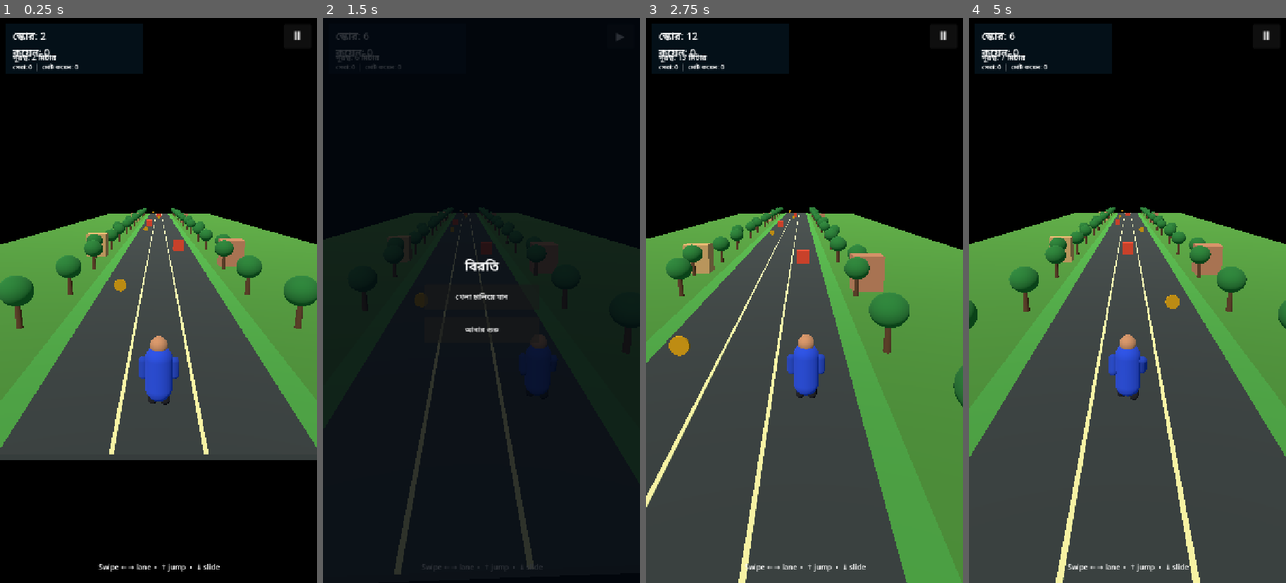
Above: before the commit, frames 1-4 (left to right).
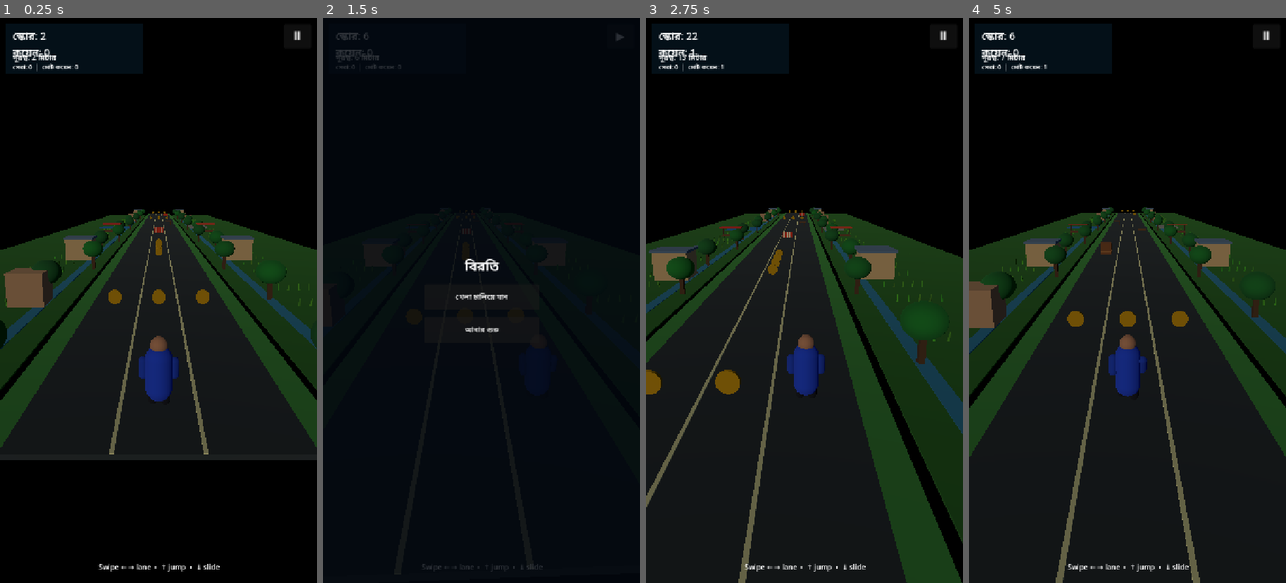
Above: after the commit, the same moments.

Repository: dxsohel087-crypto/JIBON-Bangladesh-Real-Life-Simulator
Game: Godot game, scene res://Scenes/Main.tscn
Two runs of this game, one before a commit and one after it. Both use one fixed random seed, a clock stepped at 60 frames per second and the inputs below.
Inputs (mouse positions are in pixels of both pictures, inside the frame that each line leads up to):
- Up to frame 1 (0.25 s): no input
- Up to frame 2 (1.5 s): tap Enter at 0.5 s; move the mouse to (551, 272) at 0.52 s; hold Right 0.53-1.25 s; tap P at 0.6 s; click (551, 272) at 0.67 s; tap Space at 0.77 s; click "▶" at 1.25 s
- Up to frame 3 (2.75 s): click "খেলা চালিয়ে যান" at 2 s
- Up to frame 4 (5 s): move the mouse to (1064, 328) at 2.77 s; hold Down 2.78-3.53 s; tap Enter at 2.85 s; tap Space at 3.02 s; move the mouse to (1159, 176) at 3.52 s; hold Right 3.53-4.25 s; tap P at 3.6 s; click "আবার শুরু" at 4.25 s

The runs differ from the first frame. In frame 1, 42% of the frame differs, in the area x 0-100%, y 33-79%; in frame 2, 3.2%; in frame 3, 63%; in frame 4, 63%, in the area x 0-100%, y 8-100%.

Commit message:
Expand Bangladesh scenery, roadside bazaar, paddy fields, varied obstacles and day-night lighting

Diff:
--- a/GodotProject/Scripts/RunnerGame.gd
+++ b/GodotProject/Scripts/RunnerGame.gd
@@ -31,6 +31,9 @@
 var restart_button: Button
 var break_active := false
 var breaks_reached: Array[int] = []
+var sun_light: DirectionalLight3D
+var world_environment: WorldEnvironment
+var day_clock := 0.0
 var swipe_start := Vector2.ZERO
 var segments: Array[Node3D] = []
 var coin_nodes: Array[Area3D] = []
@@ -56,6 +59,7 @@
 	if game_over or paused:
 		return
 	distance_m += FORWARD_SPEED * delta
+	_update_day_night(delta)
 	_check_distance_breaks()
 	if paused:
 		return
@@ -120,19 +124,19 @@
 	world_root = Node3D.new()
 	world_root.name = "EndlessBangladeshWorld"
 	add_child(world_root)
-	var sun := DirectionalLight3D.new()
-	sun.rotation_degrees = Vector3(-48, -25, 0)
-	sun.light_energy = 1.2
-	world_root.add_child(sun)
-	var env := WorldEnvironment.new()
+	sun_light = DirectionalLight3D.new()
+	sun_light.rotation_degrees = Vector3(-48, -25, 0)
+	sun_light.light_energy = 1.2
+	world_root.add_child(sun_light)
+	world_environment = WorldEnvironment.new()
 	var environment := Environment.new()
 	environment.background_mode = Environment.BG_SKY
 	environment.sky = Sky.new()
 	environment.ambient_light_source = Environment.AMBIENT_SOURCE_COLOR
 	environment.ambient_light_color = Color(0.65, 0.75, 0.82)
 	environment.ambient_light_energy = 0.7
-	env.environment = environment
-	world_root.add_child(env)
+	world_environment.environment = environment
+	world_root.add_child(world_environment)
 
 func _build_player() -> void:
 	player = CharacterBody3D.new()
@@ -274,38 +278,71 @@
 	_add_field_props(segment, z_pos)
 
 func _add_field_props(segment: Node3D, z_pos: float) -> void:
+	# Roadside paddy plots and irrigation channels
 	for side in [-1, 1]:
-		for i in range(3):
-			var tree := MeshInstance3D.new()
-			var trunk := CylinderMesh.new()
-			trunk.top_radius = 0.12
-			trunk.bottom_radius = 0.18
-			trunk.height = 1.5
-			tree.mesh = trunk
-			tree.position = Vector3(float(side) * (6.0 + float(i % 2)), 0.65, -3.0 - float(i) * 7.0)
-			var trunk_mat := StandardMaterial3D.new()
-			trunk_mat.albedo_color = Color(0.32, 0.2, 0.1)
-			tree.material_override = trunk_mat
-			segment.add_child(tree)
+		_box(segment, Vector3(15.0, 0.06, SEGMENT_LENGTH), Vector3(float(side) * 13.0, -0.25, -SEGMENT_LENGTH * 0.5), Color(0.18, 0.42, 0.12))
+		_box(segment, Vector3(0.7, 0.035, SEGMENT_LENGTH), Vector3(float(side) * 7.3, -0.20, -SEGMENT_LENGTH * 0.5), Color(0.18, 0.48, 0.55))
+		for row in range(5):
+			for plant in range(5):
+				var crop := MeshInstance3D.new()
+				var blade := CylinderMesh.new()
+				blade.top_radius = 0.025
+				blade.bottom_radius = 0.07
+				blade.height = 0.48
+				crop.mesh = blade
+				crop.position = Vector3(float(side) * (8.5 + float(plant) * 0.72), 0.12, -1.5 - float(row) * 4.2)
+				crop.rotation.z = randf_range(-0.18, 0.18)
+				var crop_mat := StandardMaterial3D.new()
+				crop_mat.albedo_color = Color(0.22 + randf() * 0.12, 0.48 + randf() * 0.18, 0.12)
+				crop.material_override = crop_mat
+				segment.add_child(crop)
+		for i in range(2):
+			var trunk := _box(segment, Vector3(0.28, 1.5, 0.28), Vector3(float(side) * (6.2 + float(i) * 1.0), 0.55, -4.0 - float(i) * 12.0), Color(0.32, 0.2, 0.1))
 			var crown := MeshInstance3D.new()
 			var crown_mesh := SphereMesh.new()
-			crown_mesh.radius = 0.85
-			crown_mesh.height = 1.5
+			crown_mesh.radius = 0.95
+			crown_mesh.height = 1.55
 			crown.mesh = crown_mesh
-			crown.position = tree.position + Vector3(0, 1.15, 0)
+			crown.position = trunk.position + Vector3(0, 1.1, 0)
 			var leaf := StandardMaterial3D.new()
-			leaf.albedo_color = Color(0.12, 0.42, 0.16)
+			leaf.albedo_color = Color(0.10, 0.34 + randf() * 0.12, 0.13)
 			crown.material_override = leaf
 			segment.add_child(crown)
-	_box(segment, Vector3(18, 0.08, SEGMENT_LENGTH), Vector3(-14, -0.22, -SEGMENT_LENGTH * 0.5), Color(0.25, 0.48, 0.16))
-	_box(segment, Vector3(18, 0.08, SEGMENT_LENGTH), Vector3(14, -0.22, -SEGMENT_LENGTH * 0.5), Color(0.25, 0.48, 0.16))
-	if int(absf(z_pos) / SEGMENT_LENGTH) % 3 == 1:
-		_box(segment, Vector3(2.2, 2.5, 2.0), Vector3(-7.0, 1.15, -12), Color(0.72, 0.55, 0.32))
-		_box(segment, Vector3(2.2, 2.5, 2.0), Vector3(7.0, 1.15, -5), Color(0.65, 0.42, 0.28))
-	if int(absf(z_pos) / SEGMENT_LENGTH) % 2 == 0:
-		_add_coin(segment, Vector3(LANES[randi_range(0, 2)], 1.0, -15.0))
+
+	var zone := int(absf(z_pos) / SEGMENT_LENGTH) % 5
+	if zone == 1:
+		# Village houses with bright tin roofs
+		for side in [-1, 1]:
+			var x := float(side) * 8.5
+			_box(segment, Vector3(2.8, 2.2, 3.0), Vector3(x, 0.95, -10.0), Color(0.78, 0.62, 0.39))
+			_box(segment, Vector3(3.1, 0.22, 3.3), Vector3(x, 2.15, -10.0), Color(0.35, 0.43, 0.48))
+	elif zone == 2:
+		# Small roadside bazaar stalls
+		for side in [-1, 1]:
+			var x := float(side) * 8.0
+			_box(segment, Vector3(2.8, 0.16, 2.4), Vector3(x, 1.0, -11.0), Color(0.42, 0.25, 0.12))
+			_box(segment, Vector3(3.0, 0.16, 2.6), Vector3(x, 2.15, -11.0), Color(0.78, 0.18 if side == -1 else 0.25, 0.12))
+			for post_x in [-1.25, 1.25]:
+				_box(segment, Vector3(0.10, 2.0, 0.10), Vector3(x + post_x, 1.0, -11.0), Color(0.25, 0.18, 0.1))
+	elif zone == 3:
+		# Pond and a simple concrete culvert
+		_box(segment, Vector3(7.0, 0.04, 8.0), Vector3(-10.0, -0.12, -12.0), Color(0.12, 0.42, 0.58))
+		_box(segment, Vector3(4.0, 0.22, 7.0), Vector3(9.0, 0.0, -12.0), Color(0.52, 0.50, 0.43))
 	else:
-		_add_obstacle(segment, Vector3(LANES[randi_range(0, 2)], 0.65, -16.0))
+		# Distant homes on the horizon
+		_box(segment, Vector3(2.2, 2.0, 2.2), Vector3(-8.0, 0.9, -15.0), Color(0.70, 0.52, 0.34))
+		_box(segment, Vector3(2.2, 2.0, 2.2), Vector3(8.0, 0.9, -6.0), Color(0.66, 0.48, 0.30))
+
+	var pattern := randi_range(0, 3)
+	if pattern == 0:
+		var coin_lane := randi_range(0, 2)
+		for n in range(4):
+			_add_coin(segment, Vector3(LANES[coin_lane], 1.0, -7.0 - float(n) * 3.0))
+	elif pattern == 1:
+		for n in range(3):
+			_add_coin(segment, Vector3(LANES[n], 1.0, -12.0))
+	else:
+		_add_obstacle(segment, Vector3(LANES[randi_range(0, 2)], 0.65, -14.0))
 
 func _box(parent: Node3D, size: Vector3, pos: Vector3, color: Color) -> MeshInstance3D:
 	var item := MeshInstance3D.new()
@@ -340,14 +377,21 @@
 func _add_obstacle(parent: Node3D, pos: Vector3) -> void:
 	var obstacle := Area3D.new()
 	obstacle.position = pos
-	var mesh := MeshInstance3D.new()
-	var block := BoxMesh.new()
-	block.size = Vector3(1.25, 1.3, 1.0)
-	mesh.mesh = block
-	var mat := StandardMaterial3D.new()
-	mat.albedo_color = Color(0.78, 0.22, 0.12)
-	mesh.material_override = mat
-	obstacle.add_child(mesh)
+	var obstacle_type := randi_range(0, 2)
+	if obstacle_type == 0:
+		# Red road barrier
+		_box(obstacle, Vector3(1.55, 0.85, 0.28), Vector3(0, 0.15, 0), Color(0.82, 0.20, 0.10))
+		for stripe in [-0.48, 0.0, 0.48]:
+			_box(obstacle, Vector3(0.18, 0.88, 0.30), Vector3(stripe, 0.15, 0.02), Color(0.95, 0.88, 0.66))
+	elif obstacle_type == 1:
+		# Wooden produce crates
+		_box(obstacle, Vector3(1.15, 1.2, 0.95), Vector3(0, 0.32, 0), Color(0.48, 0.27, 0.12))
+		_box(obstacle, Vector3(1.18, 0.12, 0.98), Vector3(0, 0.0, 0), Color(0.62, 0.38, 0.18))
+	else:
+		# Roadside handcart silhouette
+		_box(obstacle, Vector3(1.35, 0.16, 0.85), Vector3(0, 0.45, 0), Color(0.40, 0.24, 0.10))
+		_box(obstacle, Vector3(0.12, 0.75, 0.12), Vector3(-0.48, 0.05, 0), Color(0.30, 0.18, 0.08))
+		_box(obstacle, Vector3(0.12, 0.75, 0.12), Vector3(0.48, 0.05, 0), Color(0.30, 0.18, 0.08))
 	parent.add_child(obstacle)
 	obstacle_nodes.append(obstacle)
 
@@ -459,6 +503,14 @@
 			pause_button.text = "▶"
 			return
 
+func _update_day_night(delta: float) -> void:
+	day_clock = fmod(day_clock + delta * 0.012, TAU)
+	var daylight := clampf(0.52 + 0.48 * sin(day_clock - PI * 0.5), 0.12, 1.0)
+	sun_light.light_energy = 0.18 + daylight * 1.15
+	sun_light.rotation_degrees.x = -12.0 - daylight * 55.0
+	world_environment.environment.ambient_light_energy = 0.25 + daylight * 0.55
+	world_environment.environment.ambient_light_color = Color(0.32, 0.39, 0.56).lerp(Color(0.72, 0.78, 0.82), daylight)
+
 func _load_progress() -> void:
 	var save := ConfigFile.new()
 	if save.load("user://jibon_runner_save.cfg") == OK:
